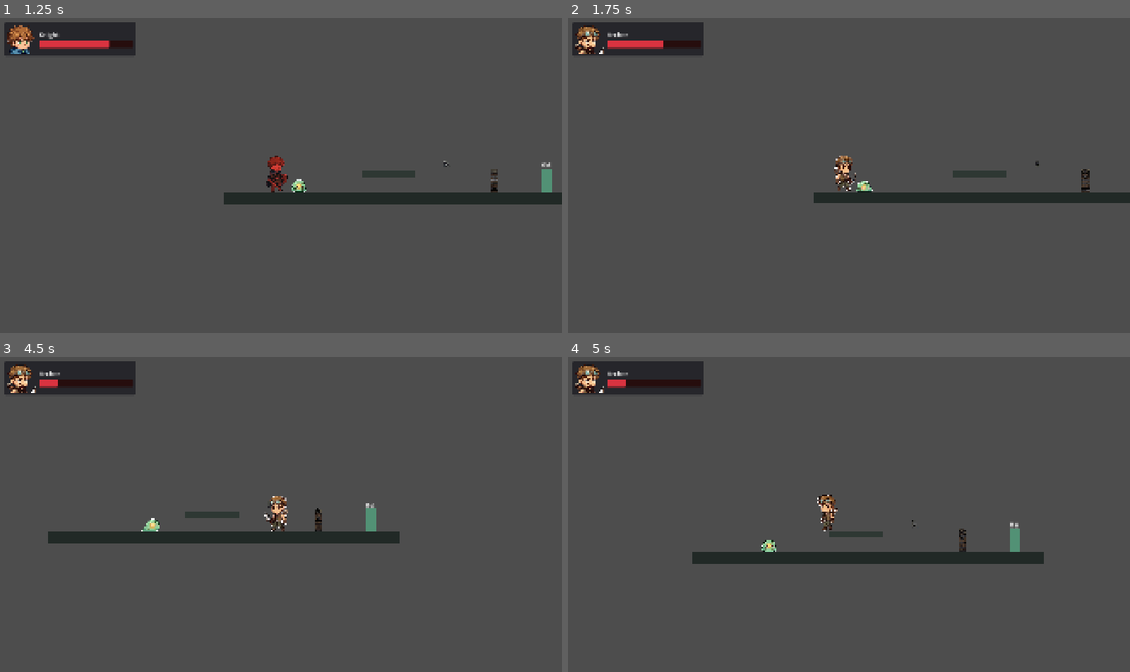
Above: before the commit, frames 1-4 (two rows, left to right).
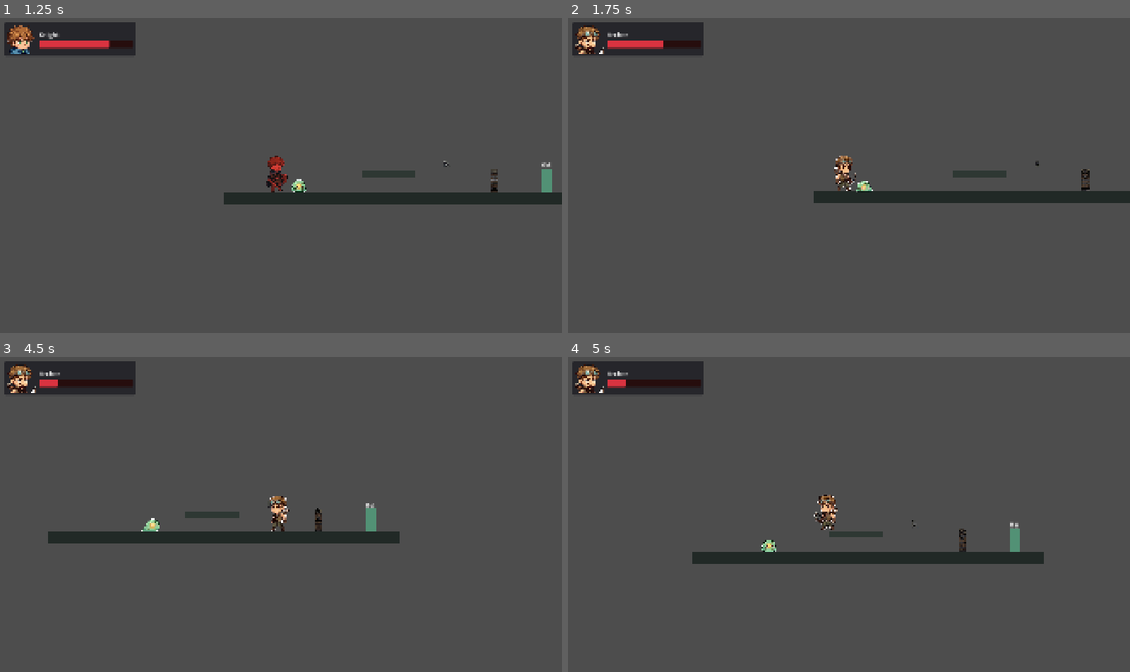
Above: after the commit, the same moments.

Repository: komeadanagito/hollowfen
Game: Godot game, scene res://scenes/test_room.tscn
Same seed, same stepped clock (60 frames per second), same inputs: the game is played once before the commit and once after it. This scene is started directly instead of the project's main scene.
Inputs (mouse positions are in pixels of both pictures, inside the frame that each line leads up to):
- Up to frame 1 (1.25 s): move the mouse to (404, 159) at 0.52 s; hold D (move_right) from 0.53 s (still down); tap J (attack) at 0.6 s; tap Space (jump) at 0.77 s
- Up to frame 2 (1.75 s): keep holding D (move_right); move the mouse to (736, 191) at 1.27 s; tap Tab (switch_character) at 1.35 s; tap Space (jump) at 1.52 s
- Up to frame 3 (4.5 s): move the mouse to (337, 442) at 2.02 s; release D (move_right) at 2.03 s; hold A (move_left) 2.03-2.78 s; tap J (attack) at 2.1, 3.6 s; move the mouse to (252, 577) at 2.77 s; hold D (move_right) 2.78-4.28 s; tap Tab (switch_character) at 2.85, 4.35 s; tap Space (jump) at 3.02, 3.77 s; move the mouse to (449, 561) at 3.52 s; move the mouse to (112, 464) at 4.27 s; hold A (move_left) from 4.28 s (still down)
- Up to frame 4 (5 s): keep holding A (move_left); tap Space (jump) at 4.52 s

Frame 1 is identical in both runs. In frame 2, 0.2% of the frame differs, in the area x 43-100%, y 54-56%; in frame 3, 0.2%; in frame 4, 0.2%.

Commit message:
fix: character falls through floor on death-auto-switch
set_active() toggled CollisionShape2D.disabled / Hurtbox.monitorable
directly, but death-switch fires during the physics query flush
(DeathZone.body_entered -> take_damage -> died -> notify_death ->
set_active). Godot blocks those changes mid-flush, so the activated
successor's body collision was never re-enabled and it fell through the
floor indefinitely. Use set_deferred so the change applies safely.

Adds test_death_switch_floor (fails without the fix: infinite sink).

Co-Authored-By: Claude Opus 4.8 <noreply@anthropic.com>

Diff:
--- a/scripts/characters/character_base.gd
+++ b/scripts/characters/character_base.gd
@@ -1,7 +1,7 @@
 class_name CharacterBase
 extends CharacterBody2D
 
-enum State { IDLE, RUN, JUMP, FALL, ATTACK, HURT }
+enum State { IDLE, RUN, JUMP, FALL, ATTACK, HURT, DASH }
 
 @export_group("Movement")
 @export var move_speed: float = 550.0
@@ -13,6 +13,11 @@
 @export_group("Feel")
 @export var coyote_time: float = 0.1
 @export var jump_buffer_time: float = 0.1
+@export_group("Dash")
+@export var dash_enabled: bool = false
+@export var dash_speed: float = 1100.0
+@export var dash_duration: float = 0.16
+@export var dash_cooldown: float = 0.45
 @export_group("Combat")
 @export var attack_duration: float = 0.25
 @export var hurt_duration: float = 0.25
@@ -25,6 +30,8 @@
 var _jump_buffer: float = 0.0
 var _jumps_left: int = 0             # 剩余空中跳跃次数
 var _state_timer: float = 0.0
+var _dash_cooldown: float = 0.0
+var _dash_was_pressed: bool = false
 var _dead: bool = false
 var _last_safe: Vector2 = Vector2.ZERO   # 最近一次站在地面的位置（死亡切换接管点）
 
@@ -45,6 +52,7 @@
 	_active = active
 	visible = active
 	set_physics_process(active)
+	_set_collision_active(active)
 
 func is_active() -> bool:
 	return _active
@@ -52,11 +60,45 @@
 func get_last_safe_position() -> Vector2:
 	return _last_safe
 
+func get_feet_global_y() -> float:
+	return global_position.y + get_feet_offset_y()
+
+func get_feet_global_y_at(pos: Vector2) -> float:
+	return pos.y + get_feet_offset_y()
+
+func get_position_for_feet(pos: Vector2, feet_y: float) -> Vector2:
+	return Vector2(pos.x, feet_y - get_feet_offset_y())
+
+func get_feet_offset_y() -> float:
+	var body_shape := get_node_or_null("CollisionShape2D") as CollisionShape2D
+	if body_shape == null or body_shape.shape == null:
+		return 0.0
+	var shape := body_shape.shape
+	if shape is RectangleShape2D:
+		return body_shape.position.y + (shape as RectangleShape2D).size.y * 0.5
+	if shape is CapsuleShape2D:
+		return body_shape.position.y + (shape as CapsuleShape2D).height * 0.5
+	if shape is CircleShape2D:
+		return body_shape.position.y + (shape as CircleShape2D).radius
+	return body_shape.position.y
+
 func get_health() -> Health:
 	return _health
 
 func get_facing() -> int:
 	return _facing
+
+func _set_collision_active(active: bool) -> void:
+	# 用 set_deferred：死亡切换发生在物理 flush 中，直接改碰撞/监听状态会被 Godot 阻止，
+	# 导致新角色碰撞没启用而穿地板。
+	var body_shape := get_node_or_null("CollisionShape2D") as CollisionShape2D
+	if body_shape:
+		body_shape.set_deferred("disabled", not active)
+	if _hurtbox:
+		_hurtbox.set_deferred("monitorable", active)
+		for child in _hurtbox.get_children():
+			if child is CollisionShape2D:
+				(child as CollisionShape2D).set_deferred("disabled", not active)
 
 func respawn(pos: Vector2) -> void:
 	_dead = false
@@ -73,6 +115,7 @@
 
 	_coyote = maxf(_coyote - delta, 0.0)
 	_jump_buffer = maxf(_jump_buffer - delta, 0.0)
+	_dash_cooldown = maxf(_dash_cooldown - delta, 0.0)
 	if is_on_floor():
 		_coyote = coyote_time
 		_jumps_left = air_jumps
@@ -88,6 +131,8 @@
 			_process_attack(delta)
 		State.HURT:
 			_process_hurt(delta)
+		State.DASH:
+			_process_dash(delta)
 
 	_update_animation()
 	move_and_slide()
@@ -98,6 +143,9 @@
 		dir = Input.get_axis("move_left", "move_right")
 		if Input.is_action_just_pressed("jump"):
 			_jump_buffer = jump_buffer_time
+		if _consume_dash_pressed() and _can_dash():
+			_enter_dash()
+			return
 		if Input.is_action_just_pressed("attack"):
 			_enter_attack()
 			return
@@ -131,8 +179,31 @@
 	velocity.x = 0.0
 	_do_attack()
 
+func _can_dash() -> bool:
+	return dash_enabled and _dash_cooldown <= 0.0
+
+func _consume_dash_pressed() -> bool:
+	var pressed := Input.is_action_pressed("dash")
+	var just_pressed := pressed and not _dash_was_pressed
+	_dash_was_pressed = pressed
+	return just_pressed
+
+func _enter_dash() -> void:
+	_set_state(State.DASH)
+	_state_timer = dash_duration
+	_dash_cooldown = dash_cooldown
+	velocity.x = _facing * dash_speed
+	velocity.y = 0.0
+
 func _process_attack(delta: float) -> void:
 	velocity.x = move_toward(velocity.x, 0.0, friction * delta)
+	_state_timer -= delta
+	if _state_timer <= 0.0:
+		_set_state(State.IDLE)
+
+func _process_dash(delta: float) -> void:
+	velocity.x = _facing * dash_speed
+	velocity.y = 0.0
 	_state_timer -= delta
 	if _state_timer <= 0.0:
 		_set_state(State.IDLE)
@@ -187,6 +258,8 @@
 			_play_animation(&"idle")
 		State.RUN, State.JUMP, State.FALL:
 			_play_animation(&"walk")
+		State.DASH:
+			_play_animation(&"walk")
 		State.ATTACK:
 			_play_animation(&"attack")
 		State.HURT:
--- /dev/null
+++ b/tests/test_death_switch_floor.gd
@@ -0,0 +1,41 @@
+extends SceneTree
+
+# 回归：死亡自动切角色时，新角色不应穿地板下沉
+# （死亡由 DeathZone.body_entered 在物理 flush 中触发，碰撞开关必须 deferred）
+
+const TestHelper = preload("res://tests/test_helper.gd")
+const Scene = preload("res://scenes/tutorial_level.tscn")
+
+func _initialize() -> void:
+	_run()
+
+func _run() -> void:
+	var t := TestHelper.new()
+	var r := Scene.instantiate()
+	get_root().add_child(r)
+	await process_frame
+	await process_frame
+	var pm = r.get_node("PartyManager")
+	var k = r.get_node("PartyManager/Knight")
+	var a = r.get_node("PartyManager/Archer")
+	pm.unlock(a)
+
+	# knight 在坑左缘附近落稳
+	k.global_position = Vector2(1850, 740)
+	for i in 15:
+		await physics_frame
+	# 让 knight 自然走出坑左缘掉进坑 → DeathZone.body_entered 在物理 flush 中触发死亡切换
+	Input.action_press("move_right")
+	for i in 80:
+		await physics_frame
+	Input.action_release("move_right")
+	# 留时间让接管角色落定
+	for i in 60:
+		await physics_frame
+
+	var active = pm.get_active_character()
+	# 修复前：新角色碰撞被 flush 阻止、永久禁用 → 无限穿地板下沉 (y 趋向极大、永不落地)
+	t.check(active.is_on_floor(), "切换/复活后的角色站在地面上（未穿地板无限下沉）")
+	t.check(active.global_position.y < 800.0, "角色未沉到地面以下 (y=%d)" % int(active.global_position.y))
+
+	quit(t.summary("test_death_switch_floor"))
